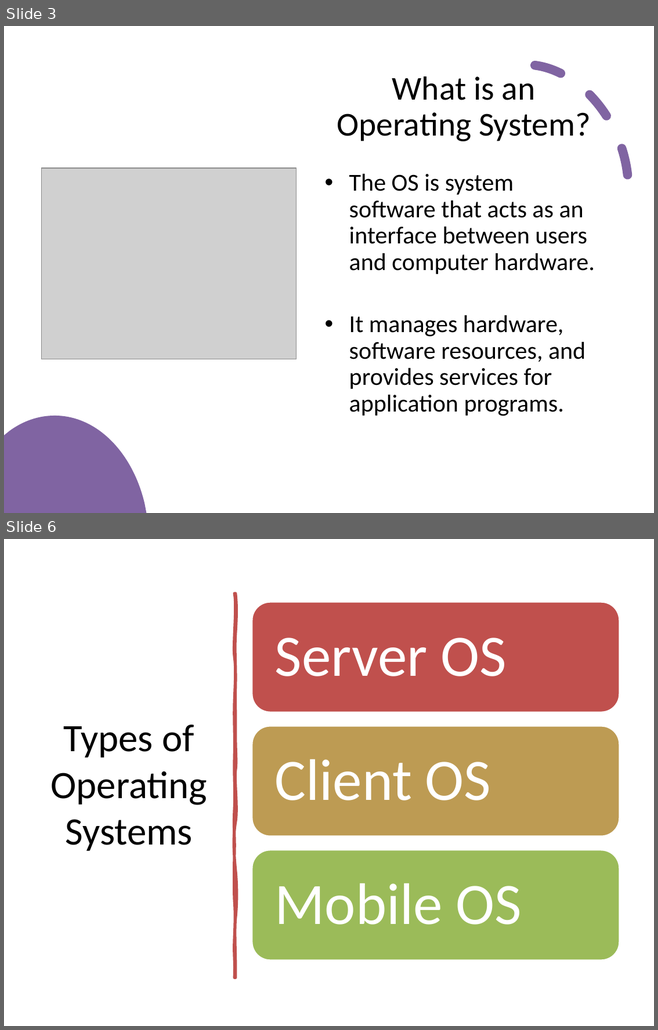
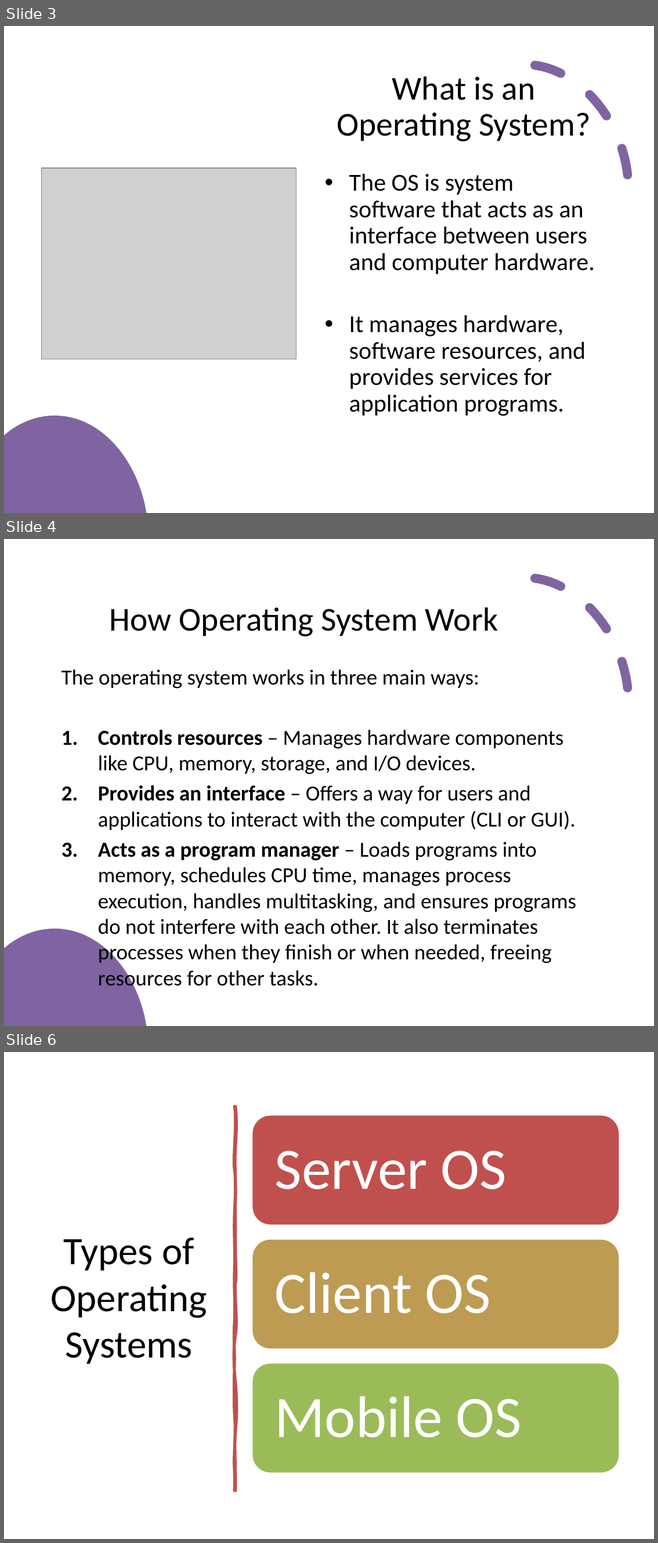
Before and after one commit to psuuc-jbgarcia/Object-Oriented-Programming-Lesson, a slide deck: Platform Technologies/Pre Lim/Week 1/Lecture/Chapter1_Introduction_to_OS.pptx. Shown one above the other, each under a label of ours: slides 3 and 6 before the commit, slides 3, 4 and 6 after it; the slides between them are not shown. The pictures are 658x1030 and 658x1543 pixels, drawn with LibreOffice and Linux fonts; fonts in the diff are those of the drawing; grey boxes stand for pictures. Boxes give left, top, right and bottom in pixels: in the first picture for what was removed or moved away, otherwise in the second. Text is boxed around its words. In the diff, an @@ line names an element or a change of style, - is before the commit and + after.

```diff
--- a/Platform Technologies/Pre Lim/Week 1/Lecture/Chapter1_Introduction_to_OS.pptx
+++ b/Platform Technologies/Pre Lim/Week 1/Lecture/Chapter1_Introduction_to_OS.pptx
@@ slide 4 added at bbox=[4, 539, 654, 1026], background #FFFFFF @@
@@ arc (boxed as its full ellipse) added at bbox=[428, 550, 654, 809], outline #8064A2 10 pt dashed @@
@@ title added at bbox=[110, 607, 498, 636], 37 pt, text #000000 @@
+How Operating System Work
@@ text added at bbox=[61, 669, 576, 965], 23.8 pt, text #000000 @@
+The operating system works in three main ways:
+1. Controls resources – Manages hardware components like CPU, memory, storage, and I/O devices.
+2. Provides an interface – Offers a way for users and applications to interact with the computer (CLI or GUI).
+3. Acts as a program manager – Loads programs into memory, schedules CPU time, manages process execution, handles multitasking, and ensures programs do not interfere with each other. It also terminates processes when they finish or when needed, freeing resources for other tasks.
@@ freeform shape added at bbox=[4, 929, 146, 1026], fill #8064A2 @@
```
Also in this commit, not shown: 2 slides changed, 1 slide removed, 21 other files.
